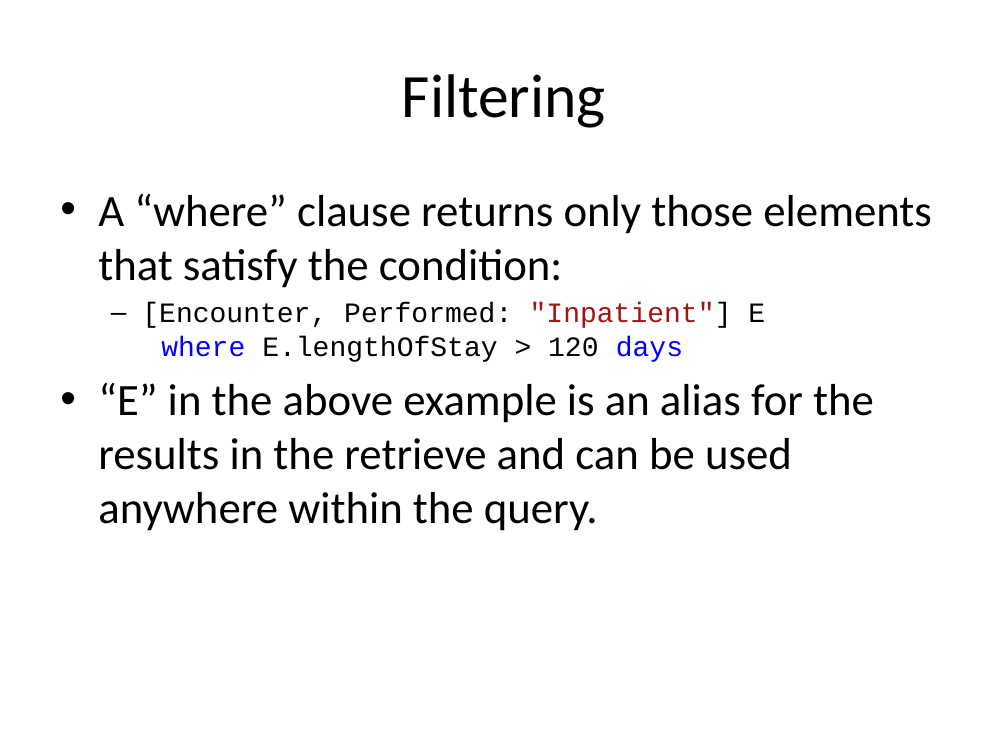
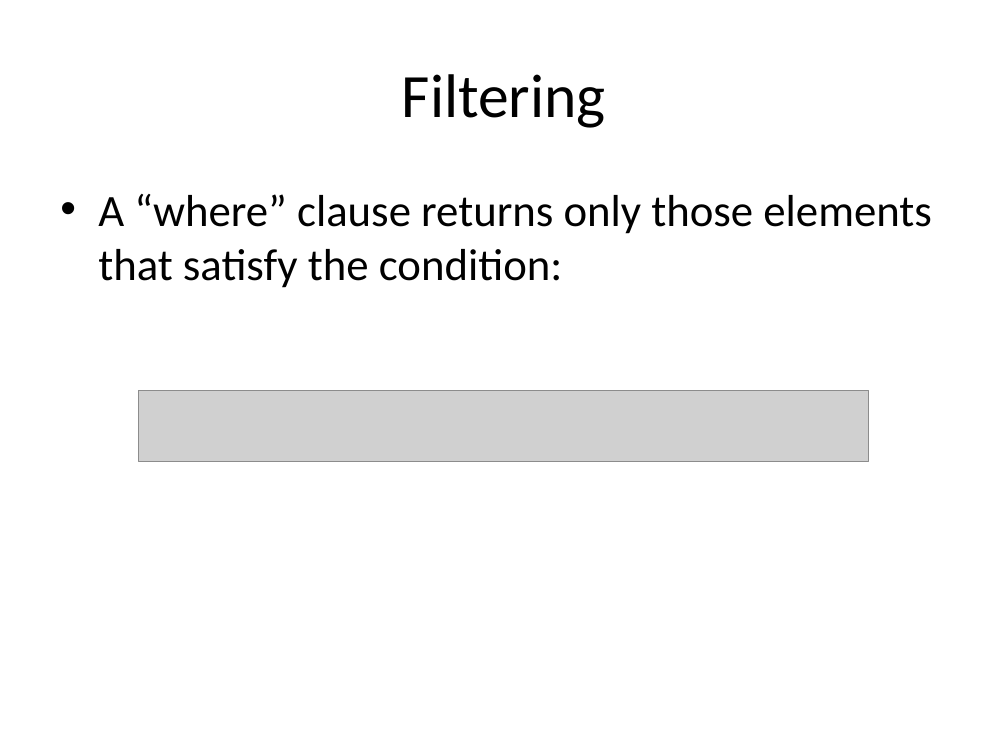
Before and after one commit to cqframework/OneModel, a slide deck: slide 16 of CQL/Documents/CQL_Technical_Introduction_20140604.pptx (slide 13 before the commit). Drawn at 1008x756 pixels with LibreOffice and Linux fonts; fonts in the diff are those of the drawing; grey boxes stand for pictures. Boxes give left, top, right and bottom in pixels: in the first picture for what was removed or moved away, otherwise in the second. Text is boxed around its words. In the diff, an @@ line names an element or a change of style, - is before the commit and + after.

Commit message:
Grammar fixes and changes to support translation. Example updates and additions.

```diff
--- a/CQL/Documents/CQL_Technical_Introduction_20140604.pptx
+++ b/CQL/Documents/CQL_Technical_Introduction_20140604.pptx
@@ text at [98, 302, 874, 531]: paragraphs removed @@
-  – [Encounter, Performed: "Inpatient"] E
-    where E.lengthOfStay > 120 days
-• “E” in the above example is an alias for the results in the retrieve and can be used anywhere within the query.
@@ picture added at [139, 390, 869, 462] @@
```
Also in this commit, not shown: 17 other slides changed, 6 slides added, 2 slides removed, 17 other files.
